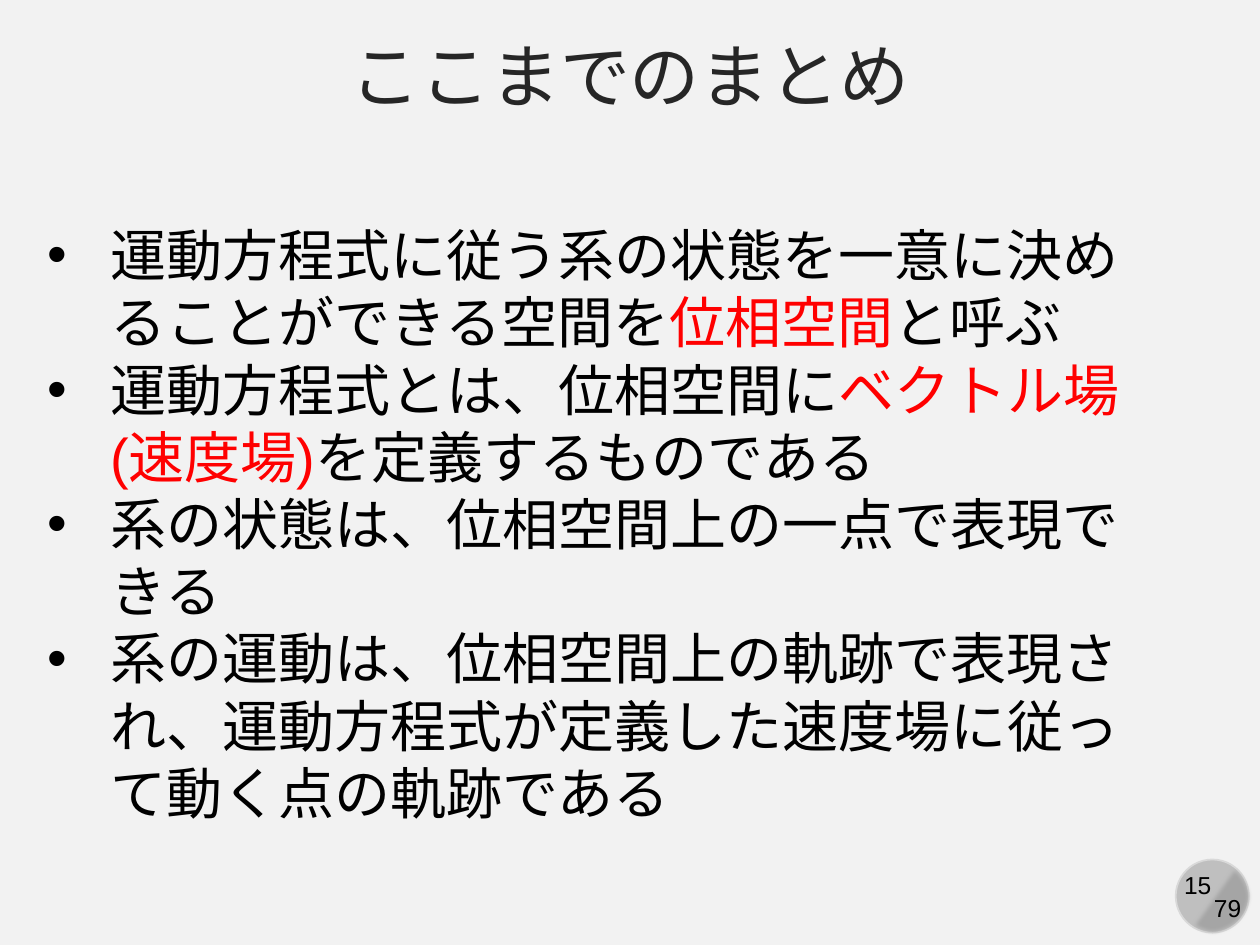
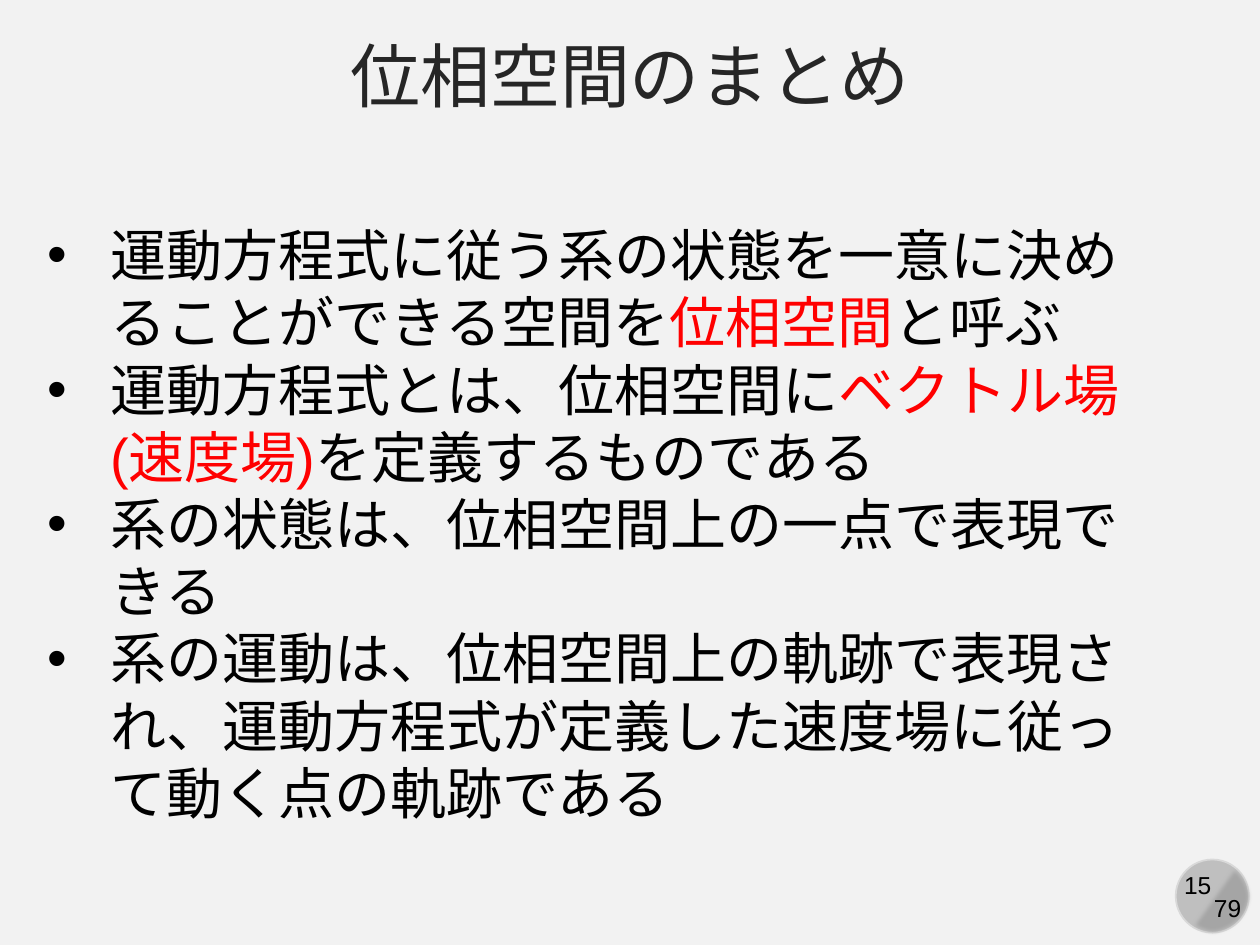
Before and after one commit to kaityo256/simulation_engineering, a slide deck: slide 15 of 05_md_basic/simulation05.pptx. Drawn at 1260x945 pixels with LibreOffice and Linux fonts; fonts in the diff are those of the drawing. Boxes give left, top, right and bottom in pixels: in the first picture for what was removed or moved away, otherwise in the second. Text is boxed around its words. In the diff, an @@ line names an element or a change of style, - is before the commit and + after.

```diff
--- a/05_md_basic/simulation05.pptx
+++ b/05_md_basic/simulation05.pptx
@@ text at box(350, 43, 909, 108): text changed @@
-ここまでのまとめ
+位相空間のまとめ
```
Also in this commit, not shown: 2 other slides changed, 2 slides added.
